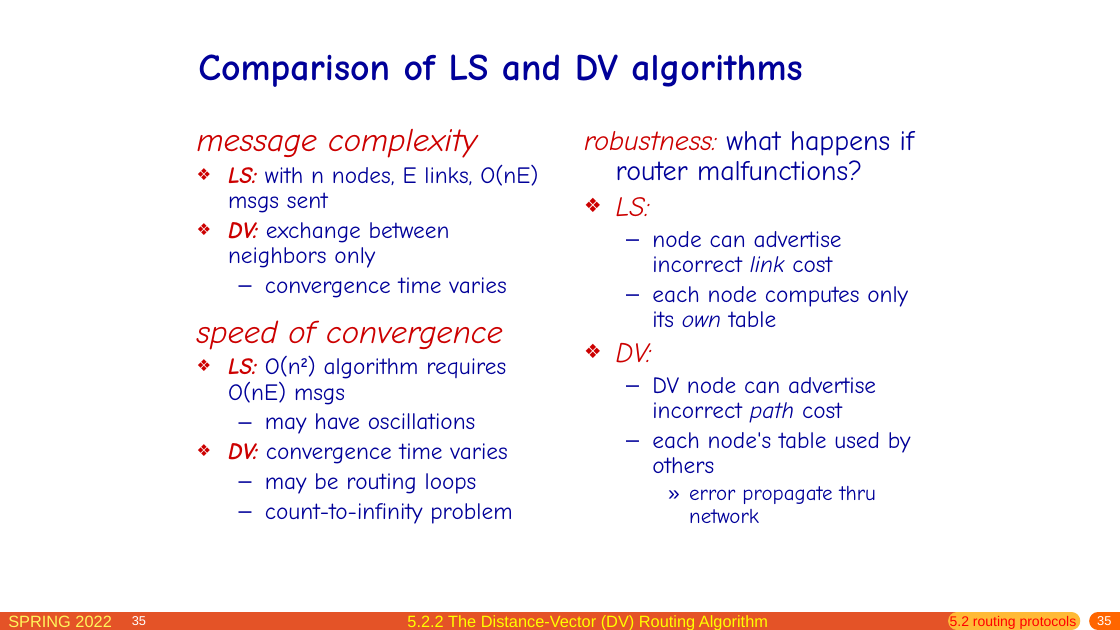
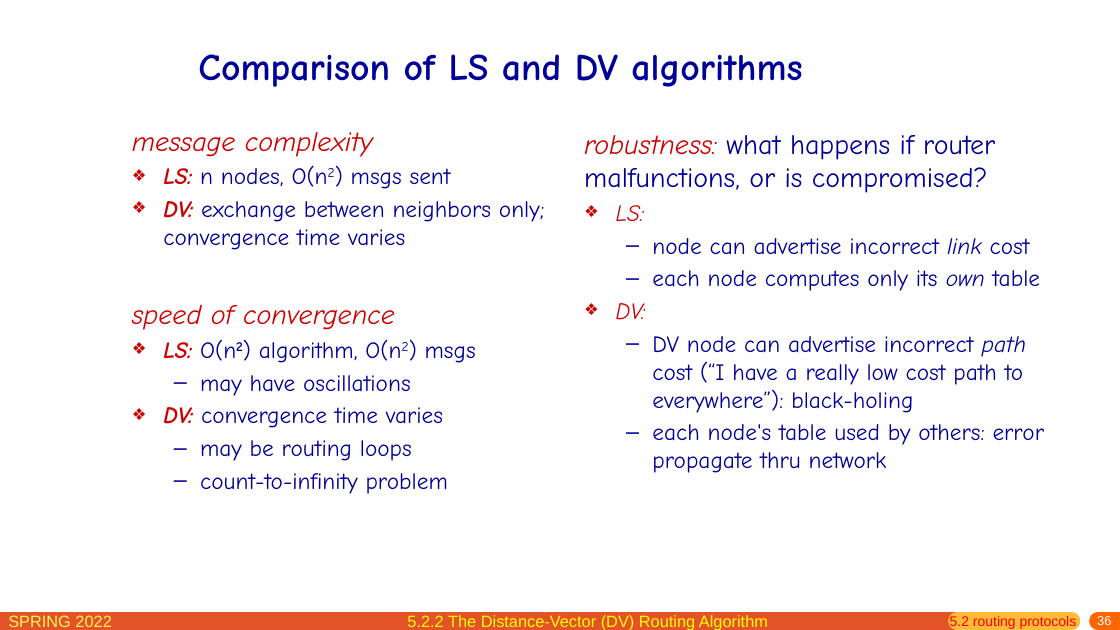
Before and after one commit to network-whu/slides, a slide deck: slide 36 of pptx/chapter5.pptx (slide 35 before the commit). Drawn at 1120x630 pixels with LibreOffice and Linux fonts; fonts in the diff are those of the drawing. Boxes give left, top, right and bottom in pixels: in the first picture for what was removed or moved away, otherwise in the second. Text is boxed around its words. In the diff, an @@ line names an element or a change of style, - is before the commit and + after.

```diff
--- a/pptx/chapter5.pptx
+++ b/pptx/chapter5.pptx
@@ text "message complexity": place and size @@
-text "message complexity" at box(197, 129, 538, 524)
+text "message complexity" at box(132, 132, 544, 494)
@@ text at box(132, 132, 448, 494): size 28 to 24 pt in "message complexity", "speed of convergence"; line spacing 0.9 to 1; less space between paragraphs @@
@@ text at box(584, 135, 995, 193): text changed @@
-robustness: what happens if router malfunctions?
+robustness: what happens if router malfunctions, or is compromised?
@@ text at box(163, 166, 544, 250): text changed @@
-❖ LS: with n nodes, E links, O(nE) msgs sent
-❖ DV: exchange between neighbors only
-  – convergence time varies
+❖ LS: n nodes, O(n2) msgs sent
+❖ DV: exchange between neighbors only; convergence time varies
@@ text at box(616, 205, 1040, 320): size 24 to 20 pt in "LS:", "DV:"; line spacing 0.9 to 1 @@
@@ text at box(163, 339, 476, 363): text changed @@
-❖ LS: O(n2) algorithm requires O(nE) msgs
+❖ LS: O(n2) algorithm, O(n2) msgs
@@ text at box(652, 336, 1045, 473): text changed @@
-  – DV node can advertise incorrect path cost
-  – each node's table used by others
-    » error propagate thru network
+  – DV node can advertise incorrect path cost (“I have a really low cost path to everywhere”): black-holing
+  – each node's table used by others: error propagate thru network
@@ page number removed at box(132, 616, 146, 625) @@
-35
@@ page number at box(1097, 616, 1111, 625): text changed @@
-35
+36
```
Also in this commit, not shown: 94 other slides changed, 18 slides added, 1 slide removed, 1 other file.
